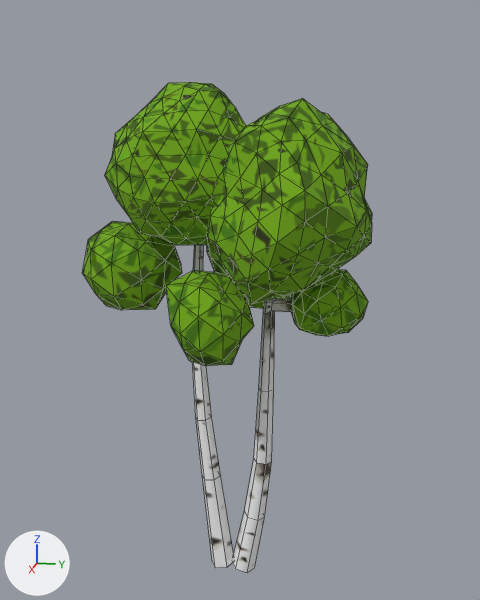
An edit to the FBX model Assets/Meshes/GrasslandsMeshes/GrassLandTrees.fbx, drawn before and after from the same camera.
Camera for both pictures: a camera (50 mm lens) standing at (0.1919, 0.0388, 0.1392) and looking at (-0.0009, 0.0002, 0.091). Lighting does not change. The marker at lower left points along +X, +Y and +Z. Mesh edges are drawn as thin lines. The same objects are shown in both versions, whatever each file hides. Where no turn or scale is listed for an object, it has been applied to the vertices.

Objects in the first picture: 'Tree_04'.
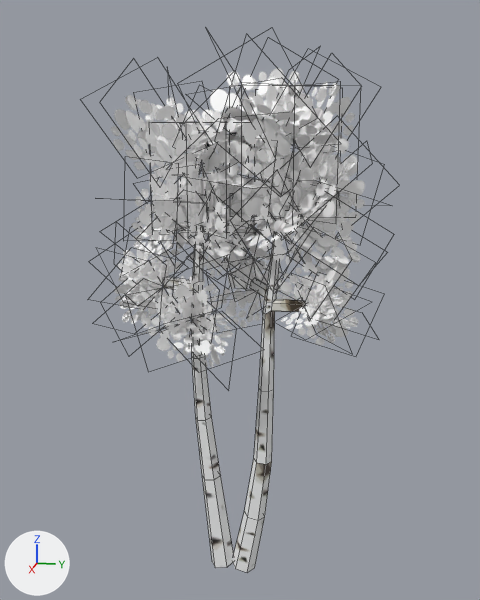
Location of each change, [x1, y1, x2, y2] in pixels of the pictures (480 x 600 px; the box of a moved part takes in the faces that stretch with it):
```json
{"object": "Tree_04", "change": "surface changed, mesh rescaled, reshaped, moved", "before": [82, 82, 372, 572], "after": [111, 68, 365, 572]}
{"part": 1, "of": "me_mesh_002", "change": "moved or reshaped", "before": [82, 82, 372, 572], "on screen": "not visible afterwards"}
```

Scene script edits in JSON lines:
```json
{"op": "add", "block": "img_leafcluster_png", "code": ["img_leafcluster_png = load_image('LeafCluster.png', '_unpacked/LeafCluster.png', 128, 128, 'sRGB')"]}
{"op": "remove", "block": "mat_leaves_mat", "code": "mat_leaves_mat.base_color = (0.0, 0.504, 0.252)  # green #00bc89"}
{"op": "add", "block": "mat_leaves_mat", "code": "mat_leaves_mat.texture = img_leafcluster_png  # with its transparency"}
{"op": "add", "block": "me_mesh_004", "code": ["me_mesh_004 = bpy.data.meshes.new('Mesh.004')", "me_mesh_004.from_pydata(...)  # 454 vertices, 188 faces; spans x -3.3..3.3, y -0.1..17.0, z -4.6..4.5", "# faces by material slot: [82, 106]", "me_mesh_004.materials.append(mat_leaves_mat)  # picture img_leafcluster_png", "me_mesh_004.materials.append(mat_standardsurface2)  # picture img_finished_grasslands_png"]}
{"op": "set", "path": "ob_tree_04", "old": "bpy.data.objects.new('Tree_04', me_mesh_002)", "new": "bpy.data.objects.new('Tree_04', me_mesh_004)"}
{"op": "set", "path": "ob_tree_04.location", "old": "(0.001, -0.0015, 0.0)", "new": "(0.001, -0.0001, 0.0)"}
```
